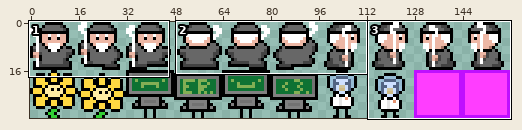
Two states of a sprite sheet, Game/res/npc/npc_sprite_sheet.png. Above, an overview of the earlier version with the close-up marked.
Close-up. Before the commit:
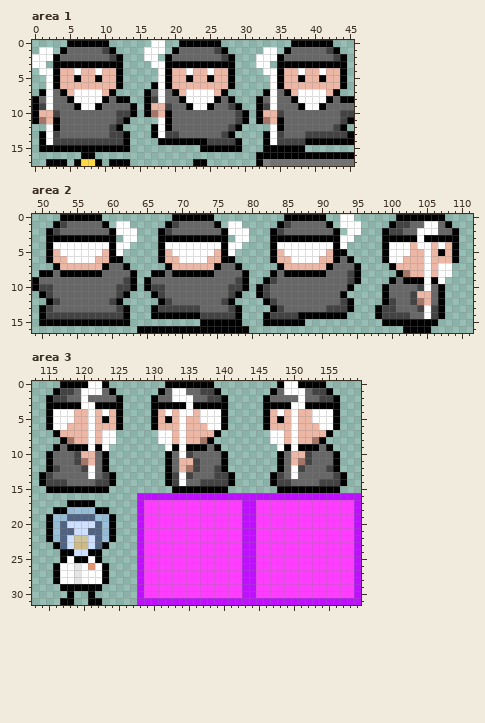
The file is 160x32 pixels. Pixels under 10% opacity are left out. Shown: area 1: x 0..45, y 0..17; area 2: x 49..111, y 0..16; area 3: x 113..159, y 0..31.
The result:
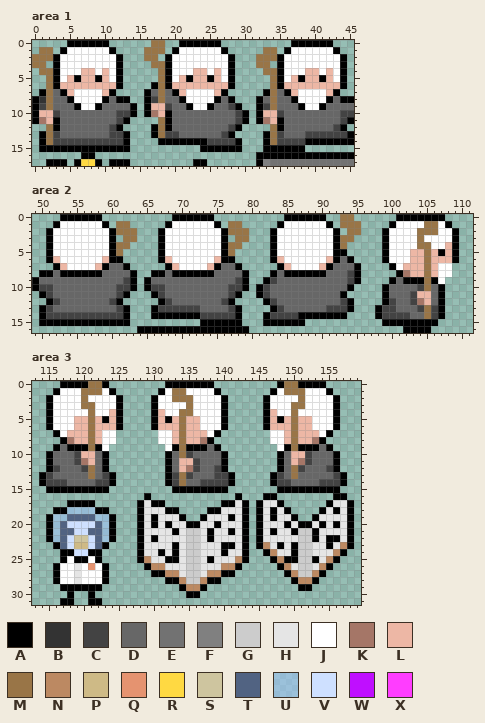
Palette (. is transparent): A #000000  B #333333  C #434343  D #676767  E #727272  F #808080  G #cccccc  H #e5e5e5  J #ffffff  K #a57667  L #edb7a5  M #997547  N #bc8962  P #ceba86  Q #e59370  R #ffd942  S #cec59f  T #516382  U #a0c3ff82  V #cee0ff  W #bf0fff  X #ff3dff
Changes in this commit:
Changed rows in their new state; - is an unchanged pixel.
Area 1:
first column x 0:
 0 -----------------MM-------------------------
 1 -MM--JJJJJJ-----MMM--JJJJJJ------MM--JJJJJJ-
 2 MMM-JJJJJJJJ----MM--JJJJJJJJ----MMM-JJJJJJJJ
 3 MM--JJJJJJJJ-----MM-JJJJJJJJ----MM--JJJJJJJJ
 4 -MM-JJ-----J------M-JJ-----J-----MM-JJ-----J
 5 --M-J------J------M-J------J------M-J------J
 6 --M---------------M---------------M---------
 7 --M---------------M---------------M---------
 8 -BM---------------M---------------M---------
 9 --M-------------------------------M---------
11 ------------------M-------------------------
12 --M---------------M---------------M---------
13 --M---------------M---------------M---------
14 --M-------------------------------M---------
Area 2:
first column x 52:
 0 -----------------------------------------MM--------------
 1 -JJJJJJ--MM------JJJJJJ--MM------JJJJJJ--MMM-----JJJJMMJ-
 2 JJJJJJJJ-MMM----JJJJJJJJ-MMM----JJJJJJJJ--MM----JJJJMMMJJ
 3 JJJJJJJJ--MM----JJJJJJJJ--MM----JJJJJJJJ-MM-----JJJJMJJJJ
 4 ---------MM--------------MM--------------M---------JMMJ--
 5 J------J-M------J------J-M------J------J-------------M---
 6 -J----J----------J----J----------J----J-----------J--M---
 7 --JJJJ------------JJJJ------------JJJJ-----------J---M---
 8 -----------------------------------------------------M---
 9 -----------------------------------------------------M---
10 -----------------------------------------------------M---
13 -----------------------------------------------------M---
14 -----------------------------------------------------M---
Area 3:
first column x 116:
 0 -----MM--------------------------MM---------
 1 -JJJMMMJ--------JMMJJJJ---------JMMMJJJ-----
 2 JJJJMJJJJ------JJMMMJJJJ-------JJJJMJJJJ----
 3 JJJJMMJJJ------JJJJMJJJJ-------JJJMMJJJJ----
 4 ---JJMJ----------JMMJ------------JMJJ-------
 5 -----M------------M---------------M---------
 6 --J--M------------M--J------------M--J------
 7 -J---M------------M---J-----------M---J-----
 8 -----M------------M---------------M---------
 9 -----M------------M---------------M---------
10 ------------------M-------------------------
12 -----M----------------------------M---------
13 -----M------------M---------------M---------
14 ------------------M-------------------------
16 ------------.A............A...AA........AA..
17 ------------AHAA........AAHA.AHHA......AHHA.
18 ------------AHHHAA....AAHHHA.AHAHA....AHAHA.
19 ------------AHAHHHA..AHHHAHA.AHAHHA..AHHHHA.
20 ------------AHAHAHHAAHHAHHHA.AHHHAHAAHAHAHA.
21 ------------AHHHHAHGGHAHHAHA.AHAHHAGGAHHHHA.
22 ------------AHAHHHHGGHAHHHHA.AHHHHHGGAHAAHA.
23 ------------AHHHHAHGGHHHAAHA.ANHAHAGGHHAHNA.
24 ------------AHHAHAHGGHHHAHHA..ANHHAGGHHHNA..
25 ------------ANHHAAHGGHAHHHNA...ANAAGGAHNA...
26 ------------.ANNHHHGGHHHNNA.....ANHGGHNA....
27 ------------..AANNHGGHNNAA.......ANGGNA.....
28 ------------....AANGGNAA..........ANNA......
29 ------------......ANNA.............AA.......
30 ------------.......AA.......................
31 ------------................................
Boxes around the changes in both close-ups, in picture pixels (x1, y1, x2, y2):
changed: (144, 40, 340, 145)
changed: (32, 47, 116, 145)
changed: (165, 214, 361, 270)
changed: (53, 221, 137, 270)
changed: (389, 221, 452, 319)
changed: (53, 381, 116, 479)
changed: (137, 381, 361, 605)
